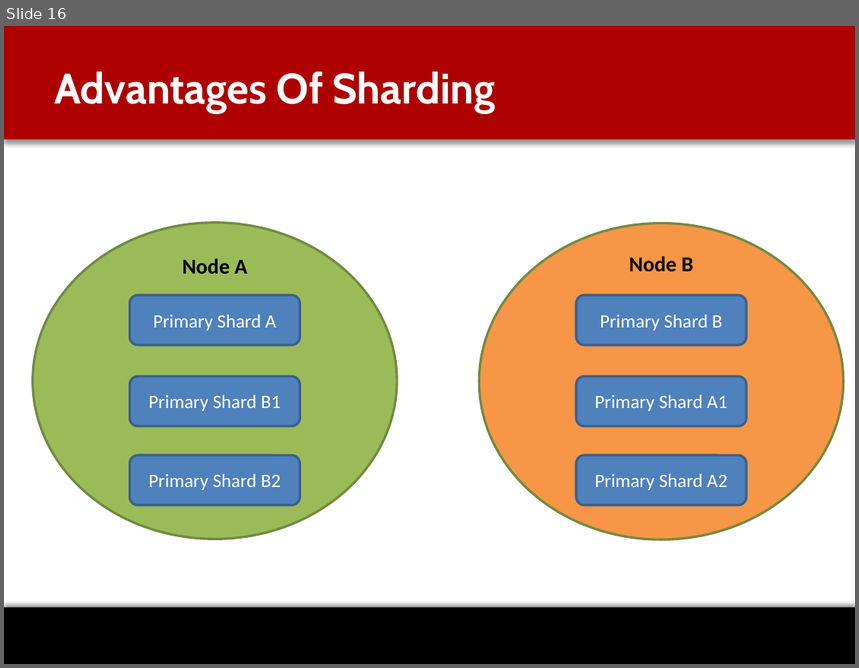
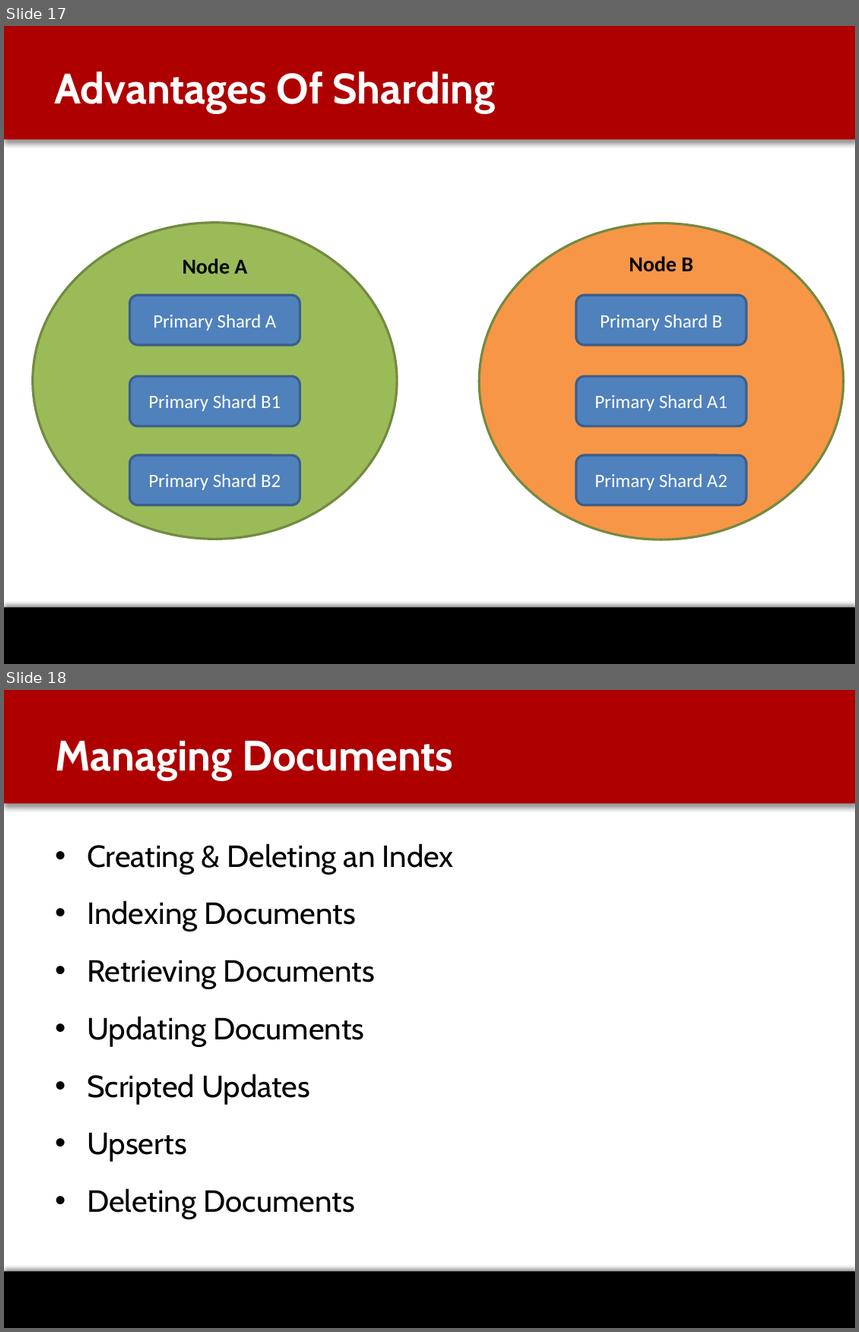
Before and after one commit to anujshah3/Elastic-Search, a slide deck: Elasticsearch_Spotlight.pptx. Shown one above the other, each under a label of ours: slide 16 before the commit, slides 17 and 18 after it. The pictures are 859x668 and 859x1332 pixels, drawn with LibreOffice and Linux fonts; fonts in the diff are those of the drawing; background and template pictures are left out. Boxes give left, top, right and bottom in pixels: in the first picture for what was removed or moved away, otherwise in the second. Text is boxed around its words. In the diff, an @@ line names an element or a change of style, - is before the commit and + after.

```diff
--- a/Elasticsearch_Spotlight.pptx
+++ b/Elasticsearch_Spotlight.pptx
@@ slide 18 added at bbox=[4, 690, 855, 1328], background #FFFFFF; not listed: 2 template elements that a slide beside it also shows @@
@@ title added at bbox=[55, 740, 453, 780], 36 pt, text #FFFFFF, bold @@
+Managing Documents
@@ text added at bbox=[87, 844, 454, 1220], 25.9 pt, text #000000 @@
+• Creating & Deleting an Index
+• Indexing Documents
+• Retrieving Documents
+• Updating Documents
+• Scripted Updates
+• Upserts
+• Deleting Documents
@@ what was slide 16 is now slide 17 @@
```
Also in this commit, not shown: 5 slides changed, 2 other slides added, 2 slides removed.
